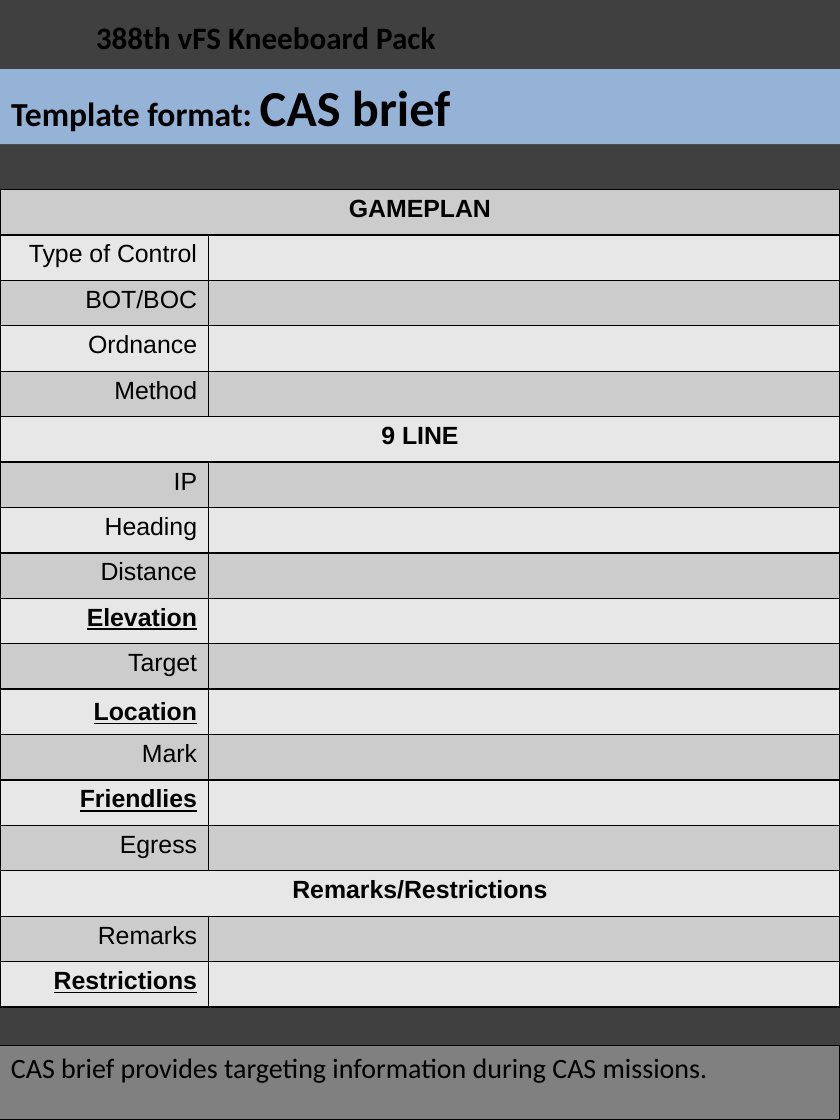
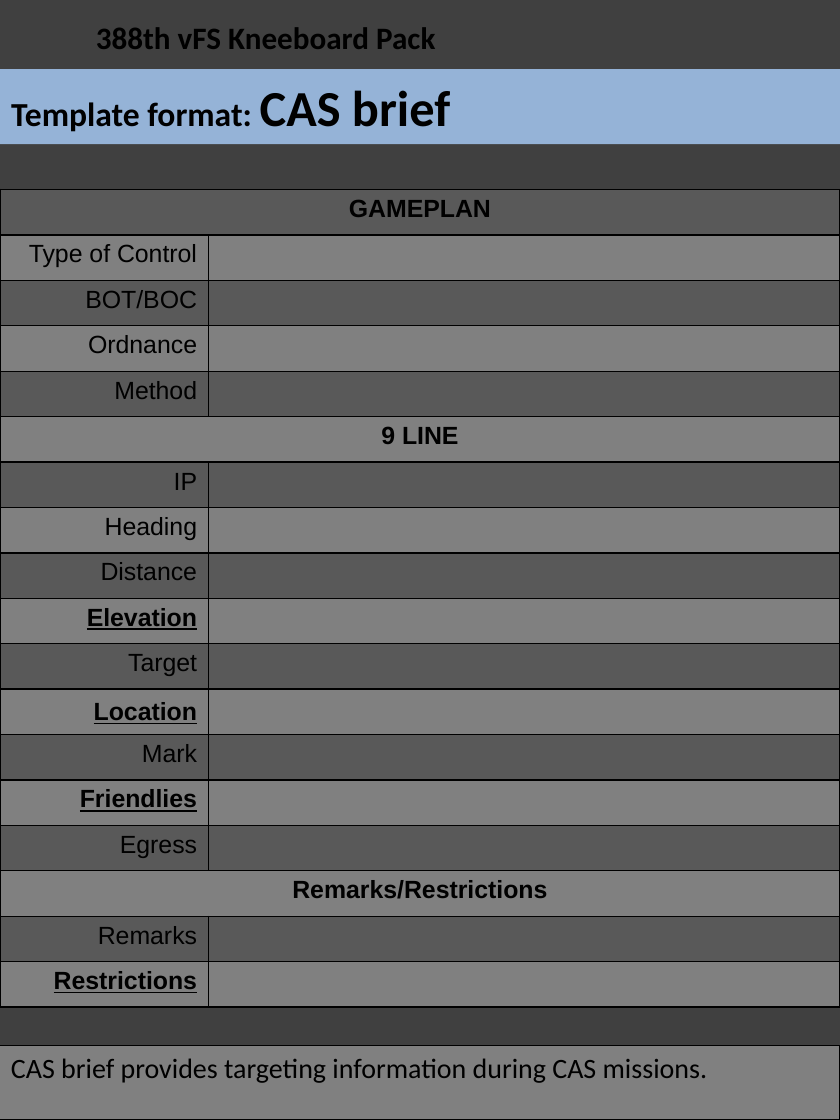
Before and after one commit to 132nd-vWing/132-TRP-388, a slide deck: slide 19 of Kneeboard Pack/388 Kneeboard Pack.pptx. Drawn at 840x1120 pixels with LibreOffice and Linux fonts; fonts in the diff are those of the drawing; background and template pictures are left out. Boxes give left, top, right and bottom in pixels: in the first picture for what was removed or moved away, otherwise in the second. Text is boxed around its words. In the diff, an @@ line names an element or a change of style, - is before the commit and + after.

Commit message:
chg: Started work on changing F/A-18 symbols to F16 symbols. Adjusted colors on templates

```diff
--- a/Kneeboard Pack/388 Kneeboard Pack.pptx
+++ b/Kneeboard Pack/388 Kneeboard Pack.pptx
@@ table at (x1=0, y1=189, x2=840, y2=1033) @@
@@ fill #CCCCCC to #595959 in 17 cells @@
@@ fill #E7E7E7 to #808080 in 16 cells @@
```
Also in this commit, not shown: 7 other slides changed, 1 slide added.
